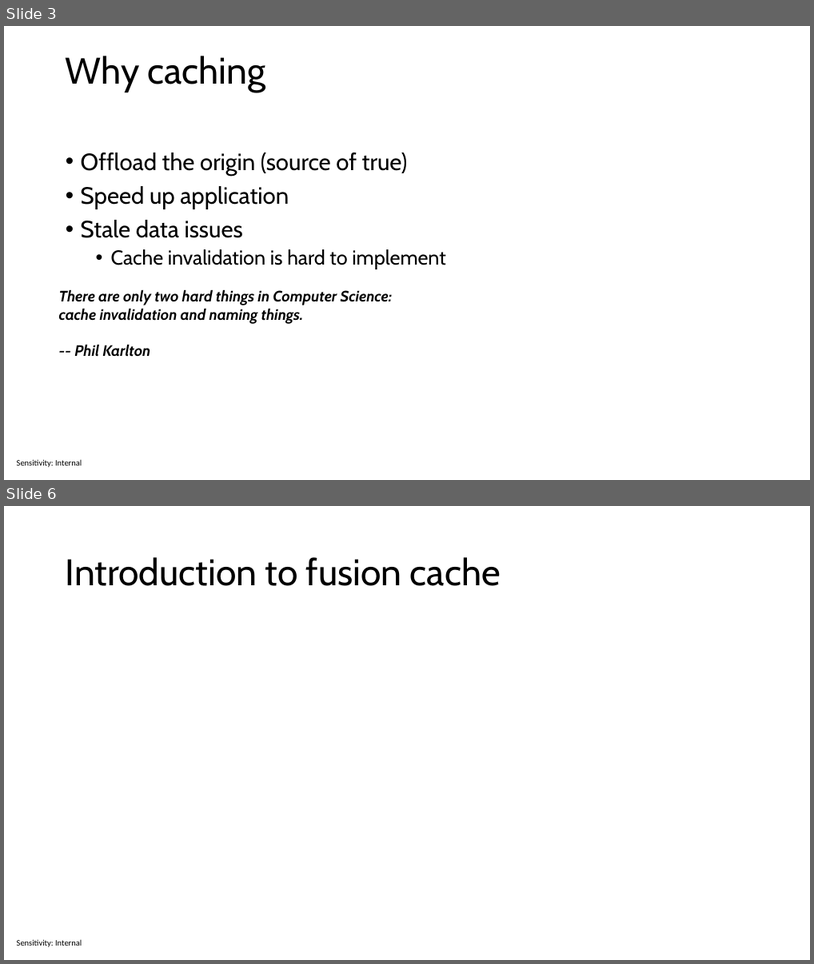
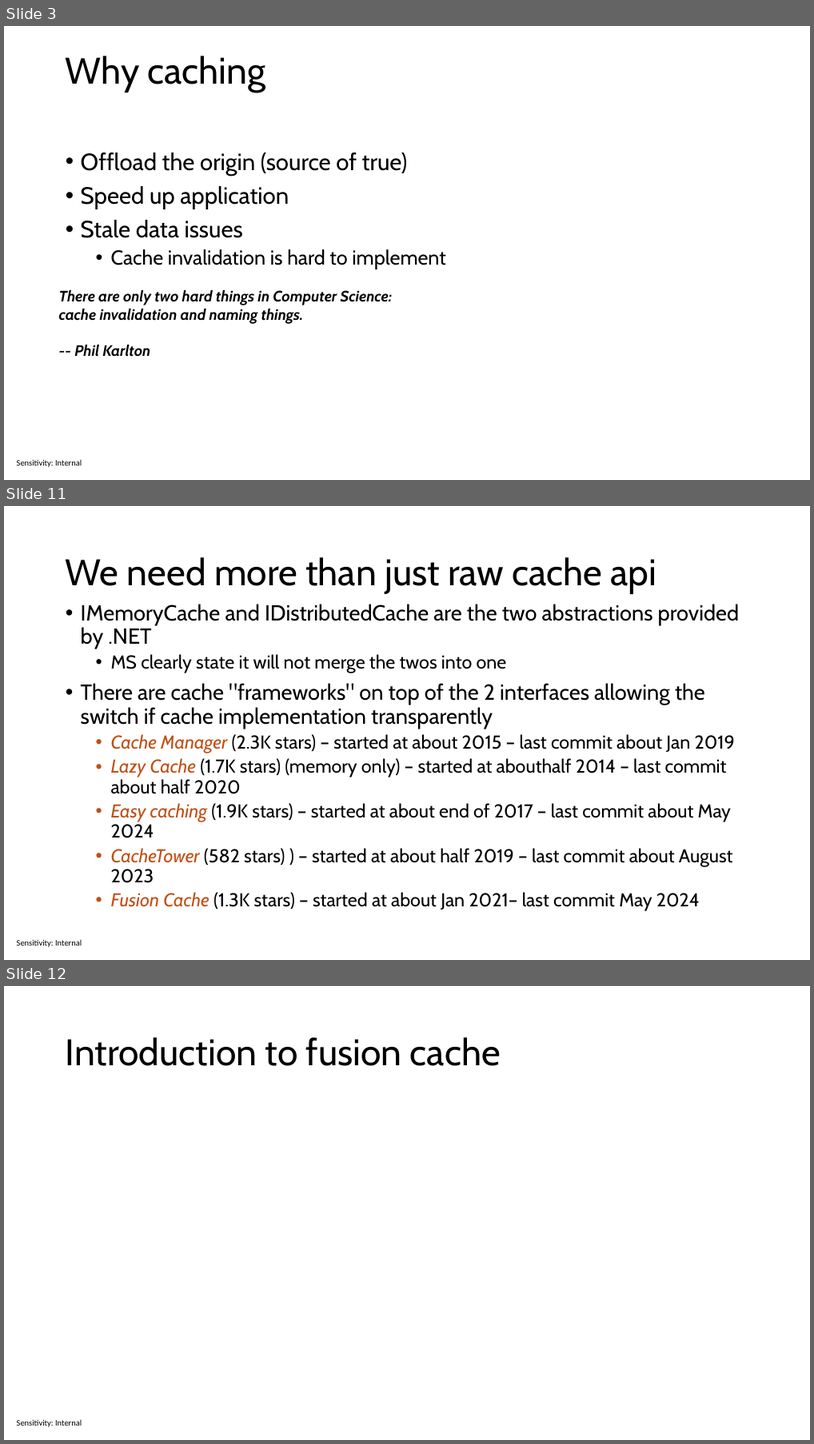
Before and after one commit to sabbadino/cache-like-a-pro-fusion-cache, a slide deck: cache-like-a-pro.pptx. Shown one above the other, each under a label of ours: slides 3 and 6 before the commit, slides 3, 11 and 12 after it; the slides between them are not shown. The pictures are 814x964 and 814x1444 pixels, drawn with LibreOffice and Linux fonts; fonts in the diff are those of the drawing. Boxes give left, top, right and bottom in pixels: in the first picture for what was removed or moved away, otherwise in the second. Text is boxed around its words. In the diff, an @@ line names an element or a change of style, - is before the commit and + after.

```diff
--- a/cache-like-a-pro.pptx
+++ b/cache-like-a-pro.pptx
@@ slide 11 added at (4,506,810,960), background #FFFFFF; not listed: 1 template element that a slide beside it also shows @@
@@ title added at (66,557,658,594), 44 pt, text #000000 @@
+We need more than just raw cache api
@@ text added at (81,604,740,911), 22.2 pt, text #000000 @@
+• IMemoryCache and IDistributedCache are the two abstractions provided by .NET
+  • MS clearly state it will not merge the twos into one
+• There are cache "frameworks" on top of the 2 interfaces allowing the switch if cache implementation transparently
+  • Cache Manager (2.3K stars) – started at about 2015 – last commit about Jan 2019
+  • Lazy Cache (1.7K stars) (memory only) – started at abouthalf 2014 – last commit about half 2020
+  • Easy caching (1.9K stars) – started at about end of 2017 – last commit about May 2024
+  • CacheTower (582 stars) ) – started at about half 2019 – last commit about August 2023
+  • Fusion Cache (1.3K stars) – started at about Jan 2021– last commit May 2024
@@ what was slide 6 is now slide 12 @@
```
Also in this commit, not shown: 1 slide changed, 6 other slides added, 1 slide removed.
